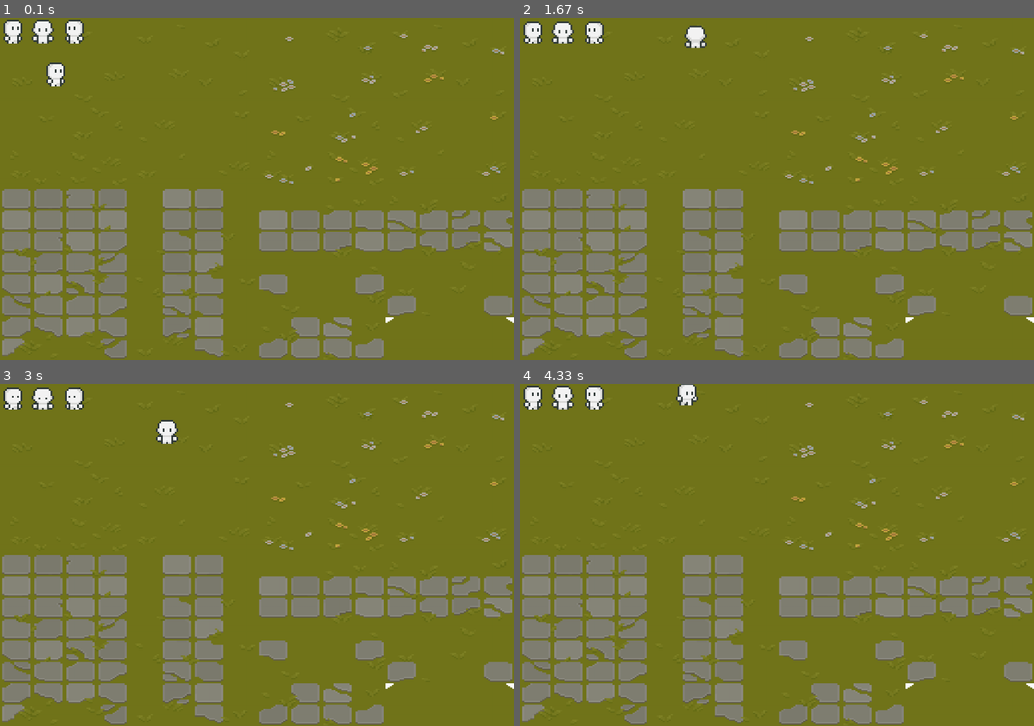
Above: before the commit, frames 1-4 (two rows, left to right).
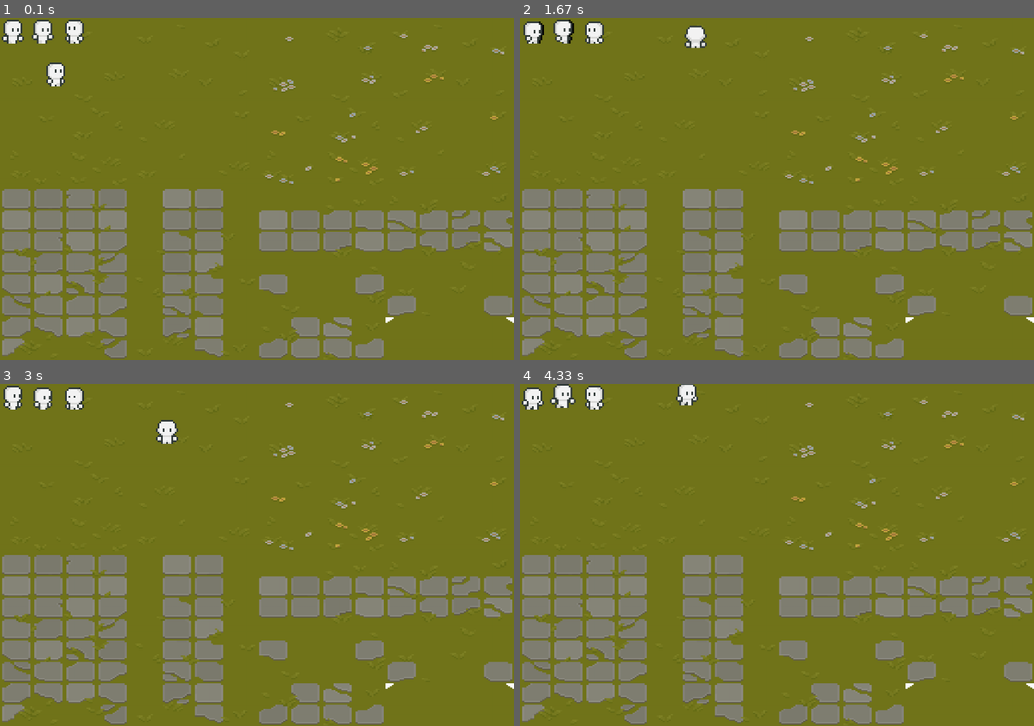
Above: after the commit, the same moments.

Repository: Daww1d/ghostHunter
Game: pygame game, started from main.py
Two runs of this game, one before a commit and one after it. Both use one fixed random seed, a clock stepped at 60 frames per second and the inputs below.
Inputs:
- Up to frame 1 (0.1 s): no input
- Up to frame 2 (1.67 s): hold Shift 0.33-0.8 s; hold Right 0.33-0.8 s; hold Right 0.83-1.3 s; hold Up 1.33-1.63 s
- Up to frame 3 (3 s): hold Right 1.67-2.13 s; hold Left 2.17-2.7 s; hold Down from 2.73 s (still down)
- Up to frame 4 (4.33 s): release Down at 3.03 s; hold Left 3.07-3.47 s; hold Up 3.5-3.87 s; hold Right from 3.9 s (still down)

The runs differ from the first frame. In frame 1, 0.1% of the frame differs, in the area x 0-11%, y 1-8%; in frame 2, 0.2%; in frame 3, 0.2%; in frame 4, 0.3%, in the area x 0-11%, y 0-8%.

Commit message:
Fixed bug reagrding aniamtion framerate
Previously frame rate for walking and running only went up to 4 (now 8)

Diff:
--- a/main.py
+++ b/main.py
@@ -25,12 +25,19 @@
 sprite_sheet_walk = pygame.image.load("assets\walk.png").convert_alpha()
 spriteSheetWalk = spriteSheet.spriteSheet(sprite_sheet_walk)
 
+sprite_sheet_run = pygame.image.load("assets\sprint.png").convert_alpha()
+spriteSheetRun = spriteSheet.spriteSheet(sprite_sheet_run)
+
 #clcok and animation timer
 lastUpdate = pygame.time.get_ticks()
 animationCooldown = 250
-frame = 0
+idleFrame = 0
+runFrame = 0
+walkFrame = 0
 
 #animation list
+
+#idle
 idleR = animations.animation("right", "idle", 4)
 for x in range(idleR.loop):
     idleR.animation.append(spriteSheetIdle.get_image(x, 16, 16, 4,))
@@ -54,6 +61,7 @@
     "up" : idleU.animation
 }
 
+#walking
 walkR = animations.animation("right", "walk", 8)
 for x in range(walkR.loop):
     walkR.animation.append(spriteSheetWalk.get_image(x, 16, 16, 4,))
@@ -75,6 +83,30 @@
     "right" : walkR.animation,
     "down" : walkD.animation,
     "up" : walkU.animation
+}
+
+#running
+runR = animations.animation("right", "run", 8)
+for x in range(runR.loop):
+    runR.animation.append(spriteSheetRun.get_image(x, 16, 16, 4,))
+
+runU = animations.animation("up", "run" , 8)
+for x in range(runU.loop):
+    runU.animation.append(spriteSheetRun.get_image(x, 16, 16, 4, 2))
+
+runL = animations.animation("left", "run" , 8)
+for x in range(runL.loop):
+    runL.animation.append(spriteSheetRun.get_image(x, 16, 16, 4, 0, 1))
+
+runD = animations.animation("down", "run" , 8)
+for x in range(runD.loop):
+    runD.animation.append(spriteSheetRun.get_image(x, 16, 16, 4, 1))
+
+runAnimations = {
+    "left" : runL.animation,
+    "right" : runR.animation,
+    "down" : runD.animation,
+    "up" : runU.animation
 }
 
 
@@ -93,7 +125,8 @@
 playerStatus = "idle"
 currentAnimation = {
     "idle" : idleAnimations,
-    "walk" : walkAnimations
+    "walk" : walkAnimations,
+    "run" : runAnimations
 }
 
 playerSpeed = 5
@@ -107,6 +140,8 @@
         playerInput["up"] = value
     elif key == pygame.K_DOWN:
         playerInput["down"] = value
+    elif key == pygame.K_LSHIFT:
+        playerStatus = "run"
 
 def setDirection(key ,currentDirection):
     if key == pygame.K_LEFT:
@@ -146,17 +181,31 @@
     #update animatiion
     currentTime =  pygame.time.get_ticks()
     if currentTime - lastUpdate >= animationCooldown:
-        frame += 1
+        idleFrame += 1
+        walkFrame += 1
+        runFrame += 1
         lastUpdate = currentTime
         #if frame >= len(currentAnimation[playerStatus][playerDirection]): #bug here not sure how to fix
-        if frame >= 4:
-            frame = 0
-
-    screen.blit(currentAnimation[playerStatus][playerDirection][frame], (playerX, playerY))
-
-    screen.blit(idleR.animation[frame], (0 , 0) )
-    screen.blit(idleD.animation[frame], (70 , 0) )
-    screen.blit(idleL.animation[frame], (140 , 0) )
+        if idleFrame >= len(idleD.animation):
+            idleFrame = 0
+        if walkFrame >= len(walkD.animation):
+            walkFrame = 0
+        if runFrame >= len(runD.animation):
+            runFrame = 0
+
+
+    frame = {
+    "idle" : idleFrame,
+    "walk" : walkFrame,
+    "run" : runFrame
+    }
+
+    #player
+    screen.blit(currentAnimation[playerStatus][playerDirection][frame[playerStatus]], (playerX, playerY))
+
+    screen.blit(walkR.animation[frame[walkR.type]], (0 , 0) )
+    screen.blit(runR.animation[frame[runR.type]], (70 , 0) )
+    screen.blit(idleL.animation[frame[idleR.type]], (140 , 0) )
 
 
     playerX += playerVelocity[0] * playerSpeed
Binary file removed: assets/run.png
Binary file added: assets/sprint.png
